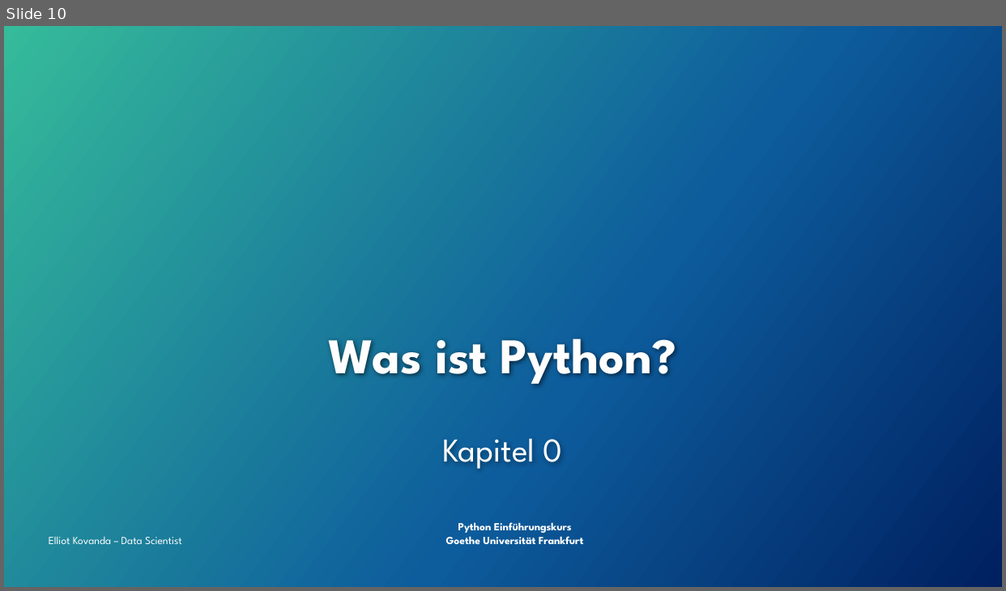
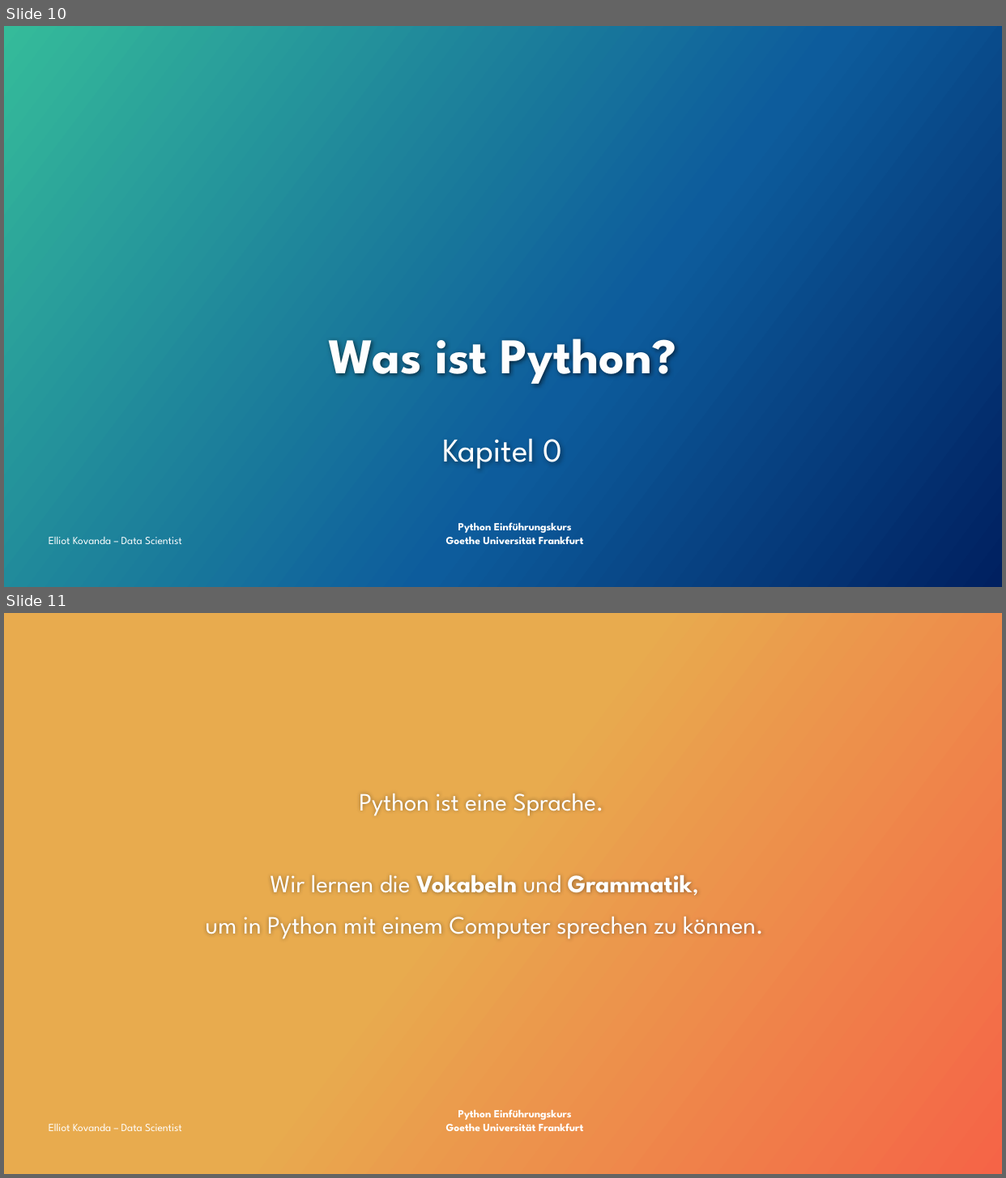
Before and after one commit to ekovanda/python_data_intro, a slide deck: Python_Datenanalyse.pptx. Shown one above the other, each under a label of ours: slide 10 before the commit, slides 10 and 11 after it. The pictures are 1006x591 and 1006x1178 pixels, drawn with LibreOffice and Linux fonts; fonts in the diff are those of the drawing; background and template pictures are left out. Boxes give left, top, right and bottom in pixels: in the first picture for what was removed or moved away, otherwise in the second. Text is boxed around its words. In the diff, an @@ line names an element or a change of style, - is before the commit and + after.

```diff
--- a/Python_Datenanalyse.pptx
+++ b/Python_Datenanalyse.pptx
@@ slide 11 added at (4,613,1002,1174), background gradient #E8AB4E to #F56447; not listed: 1 template element that a slide beside it also shows @@
@@ text added at (206,794,763,939), 24 pt, text #FFFFFF @@
+Python ist eine Sprache.
+Wir lernen die Vokabeln und Grammatik,
+um in Python mit einem Computer sprechen zu können.
@@ text added at (49,1124,182,1131), 10.5 pt, text #FFFFFF @@
+Elliot Kovanda – Data Scientist
```
Also in this commit, not shown: 5 slides changed, 7 other slides added, 7 other files.
